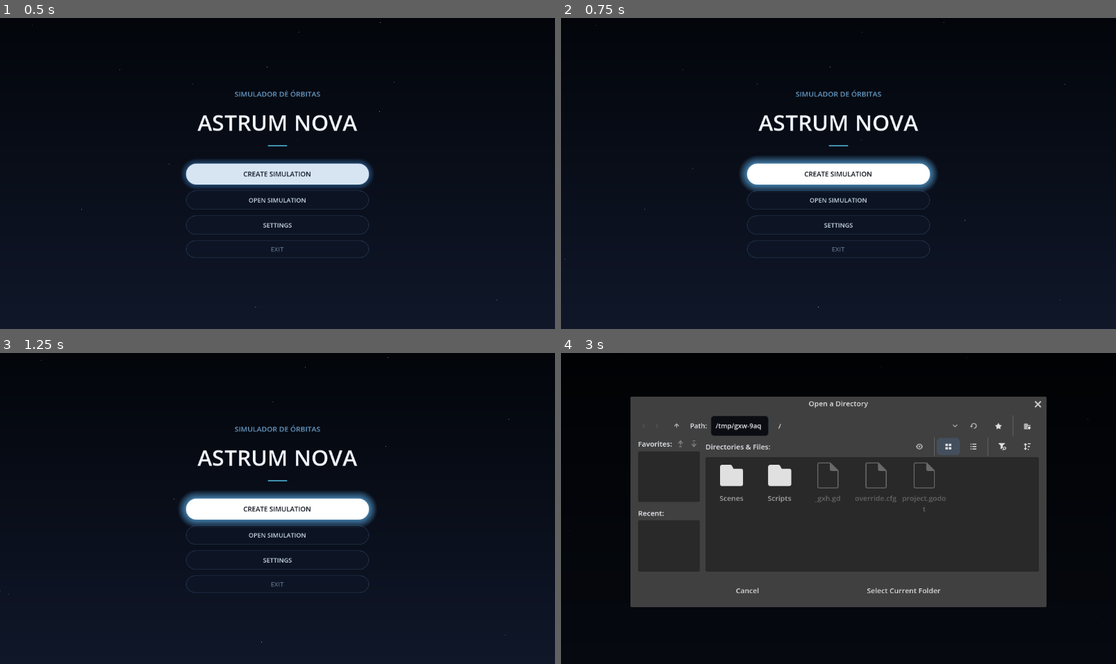
Above: before the commit, frames 1-4 (two rows, left to right).
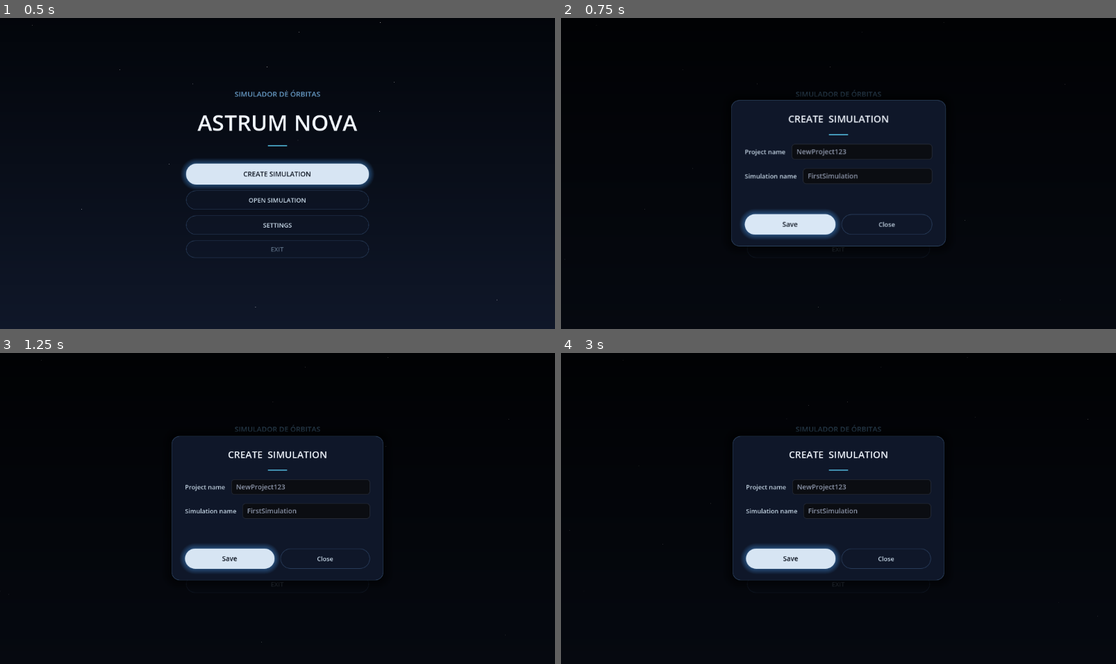
Above: after the commit, the same moments.

Repository: Santino7537/Astrum-Nova
Game: Godot game, scene res://Scripts/UI/Menus/main_menu.tscn
Two runs of this game, one before a commit and one after it. Both use one fixed random seed, a clock stepped at 60 frames per second and the inputs below.
Inputs (mouse positions are in pixels of both pictures, inside the frame that each line leads up to):
- Up to frame 1 (0.5 s): no input
- Up to frame 2 (0.75 s): click "CREATE SIMULATION" at 0.5 s
- Up to frame 3 (1.25 s): no input
- Up to frame 4 (3 s): click (788, 558) at 1.25 s, where only the run after the commit has a clickable "Save"; click "OPEN SIMULATION" at 2 s; click (910, 477) at 2.75 s, where only the run before the commit has a clickable "Browse"

Frame 1 is identical in both runs. In frame 2, 9.2% of the frame differs, in the area x 0-100%, y 1-100%; in frame 3, 8.9%; in frame 4, 50%, in the area x 12-88%, y 14-82%.

Commit message:
Crea menú de creación de proyecto y modifica menú principal para poder utilizarlo

Diff:
--- /dev/null
+++ b/Scripts/UI/Menus/Projects/project_creation_menu.gd
@@ -0,0 +1,51 @@
+extends Control
+
+@onready var project_creation_panel: PanelContainer = $ProjectCreationPanel
+@onready var project_line_edit: LineEdit = $ProjectCreationPanel/VBoxContainer/ProjectRow/ProjectLineEdit
+@onready var simulation_line_edit: LineEdit = $ProjectCreationPanel/VBoxContainer/SimulationRow/SimulationLineEdit
+
+func _ready() -> void:
+	_animate_in()
+
+func _animate_in() -> void:
+	project_creation_panel.pivot_offset = project_creation_panel.size / 2.0
+	project_creation_panel.scale = Vector2(0.8, 0.8)
+	project_creation_panel.modulate.a = 0.0
+
+	var tween := create_tween().set_parallel(true)
+	tween.set_trans(Tween.TRANS_BACK)
+	tween.set_ease(Tween.EASE_OUT)
+	tween.tween_property(project_creation_panel, "scale", Vector2.ONE, 0.25)
+	tween.tween_property(project_creation_panel, "modulate:a", 1.0, 0.2)
+
+func _animate_out() -> void:
+	project_creation_panel.pivot_offset = project_creation_panel.size / 2.0
+
+	var tween := create_tween().set_parallel(true)
+	tween.set_trans(Tween.TRANS_QUAD)
+	tween.set_ease(Tween.EASE_IN)
+	tween.tween_property(project_creation_panel, "scale", Vector2(0.8, 0.8), 0.2)
+	tween.tween_property(project_creation_panel, "modulate:a", 0.0, 0.2)
+
+	# Destruye el CanvasLayer entero (nodo raíz) al finalizar la animación
+	tween.chain().tween_callback(func() -> void:
+		if get_parent() is CanvasLayer:
+			get_parent().queue_free()
+		else:
+			queue_free()
+	)
+
+func _on_save_button_pressed() -> void:
+	var project_name := project_line_edit.text.strip_edges()
+	if project_name.is_empty():
+		return
+
+	var simulation_name := simulation_line_edit.text.strip_edges()
+	if simulation_name.is_empty():
+		return
+
+	GlobalProjectUtilities.create_project(project_name, simulation_name)
+	_on_close_button_pressed()
+
+func _on_close_button_pressed() -> void:
+	_animate_out()
--- /dev/null
+++ b/Scripts/UI/Menus/Projects/project_creation_menu.tscn
@@ -0,0 +1,197 @@
+[gd_scene format=3 uid="uid://cby4wfe8gb70o"]
+
+[ext_resource type="Theme" uid="uid://ckxp7lacnlyty" path="res://Scripts/UI/Menus/ui_theme.tres" id="1_b17du"]
+[ext_resource type="Script" uid="uid://ipuibauhnxta" path="res://Scripts/UI/Menus/Projects/project_creation_menu.gd" id="2_b17du"]
+
+[sub_resource type="StyleBoxFlat" id="PanelStyle"]
+content_margin_left = 28.0
+content_margin_top = 24.0
+content_margin_right = 28.0
+content_margin_bottom = 24.0
+bg_color = Color(0.06, 0.09, 0.16, 1)
+border_width_left = 1
+border_width_top = 1
+border_width_right = 1
+border_width_bottom = 1
+border_color = Color(0.4, 0.6, 0.85, 0.35)
+corner_radius_top_left = 16
+corner_radius_top_right = 16
+corner_radius_bottom_right = 16
+corner_radius_bottom_left = 16
+shadow_color = Color(0, 0, 0, 0.5)
+shadow_size = 20
+
+[sub_resource type="StyleBoxFlat" id="StyleBoxFlat_xselr"]
+bg_color = Color(0.88, 0.93, 0.98, 0.95)
+corner_radius_top_left = 22
+corner_radius_top_right = 22
+corner_radius_bottom_right = 22
+corner_radius_bottom_left = 22
+shadow_color = Color(0.3, 0.65, 1, 0.35)
+shadow_size = 12
+
+[sub_resource type="StyleBoxFlat" id="StyleBoxFlat_vky6v"]
+bg_color = Color(0.75, 0.82, 0.9, 0.95)
+corner_radius_top_left = 22
+corner_radius_top_right = 22
+corner_radius_bottom_right = 22
+corner_radius_bottom_left = 22
+shadow_color = Color(0.2, 0.5, 0.85, 0.25)
+shadow_size = 8
+
+[sub_resource type="StyleBoxFlat" id="StyleBoxFlat_fygu6"]
+bg_color = Color(1, 1, 1, 1)
+corner_radius_top_left = 22
+corner_radius_top_right = 22
+corner_radius_bottom_right = 22
+corner_radius_bottom_left = 22
+shadow_color = Color(0.4, 0.75, 1, 0.6)
+shadow_size = 18
+
+[sub_resource type="StyleBoxFlat" id="StyleBoxFlat_gvyfv"]
+bg_color = Color(0.06, 0.09, 0.16, 0.5)
+border_width_left = 1
+border_width_top = 1
+border_width_right = 1
+border_width_bottom = 1
+border_color = Color(0.4, 0.6, 0.85, 0.3)
+corner_radius_top_left = 20
+corner_radius_top_right = 20
+corner_radius_bottom_right = 20
+corner_radius_bottom_left = 20
+
+[sub_resource type="StyleBoxFlat" id="StyleBoxFlat_pt7kj"]
+bg_color = Color(0.1, 0.16, 0.28, 0.75)
+border_width_left = 1
+border_width_top = 1
+border_width_right = 1
+border_width_bottom = 1
+border_color = Color(0.5, 0.75, 1, 0.6)
+corner_radius_top_left = 20
+corner_radius_top_right = 20
+corner_radius_bottom_right = 20
+corner_radius_bottom_left = 20
+
+[node name="ProjectCreationCanvas" type="CanvasLayer" unique_id=1176891270]
+layer = 10
+
+[node name="Overlay" type="ColorRect" parent="." unique_id=322778656]
+anchors_preset = 15
+anchor_right = 1.0
+anchor_bottom = 1.0
+grow_horizontal = 2
+grow_vertical = 2
+color = Color(0, 0, 0, 0.6)
+
+[node name="ProjectCreationMenu" type="Control" parent="." unique_id=128061715]
+layout_mode = 3
+anchors_preset = 15
+anchor_right = 1.0
+anchor_bottom = 1.0
+grow_horizontal = 2
+grow_vertical = 2
+mouse_filter = 1
+theme = ExtResource("1_b17du")
+script = ExtResource("2_b17du")
+
+[node name="ProjectCreationPanel" type="PanelContainer" parent="ProjectCreationMenu" unique_id=1990771612]
+custom_minimum_size = Vector2(440, 300)
+layout_mode = 1
+anchors_preset = 8
+anchor_left = 0.5
+anchor_top = 0.5
+anchor_right = 0.5
+anchor_bottom = 0.5
+offset_left = -220.0
+offset_top = -150.0
+offset_right = 220.0
+offset_bottom = 150.0
+grow_horizontal = 2
+grow_vertical = 2
+theme_override_styles/panel = SubResource("PanelStyle")
+
+[node name="VBoxContainer" type="VBoxContainer" parent="ProjectCreationMenu/ProjectCreationPanel" unique_id=351152355]
+layout_mode = 2
+theme_override_constants/separation = 18
+
+[node name="Title" type="Label" parent="ProjectCreationMenu/ProjectCreationPanel/VBoxContainer" unique_id=1417247487]
+layout_mode = 2
+theme_override_colors/font_color = Color(0.95, 0.97, 1, 1)
+theme_override_font_sizes/font_size = 20
+text = "CREATE  SIMULATION"
+horizontal_alignment = 1
+
+[node name="CyanLine" type="ColorRect" parent="ProjectCreationMenu/ProjectCreationPanel/VBoxContainer" unique_id=2055391591]
+custom_minimum_size = Vector2(40, 2)
+layout_mode = 2
+size_flags_horizontal = 4
+color = Color(0.35, 0.8, 0.95, 0.9)
+
+[node name="ProjectRow" type="HBoxContainer" parent="ProjectCreationMenu/ProjectCreationPanel/VBoxContainer" unique_id=273033304]
+auto_translate_mode = 2
+layout_mode = 2
+theme_override_constants/separation = 12
+
+[node name="ProjectLabel" type="Label" parent="ProjectCreationMenu/ProjectCreationPanel/VBoxContainer/ProjectRow" unique_id=1887484844]
+layout_mode = 2
+theme_override_colors/font_color = Color(0.85, 0.92, 0.98, 0.9)
+theme_override_font_sizes/font_size = 13
+text = "Project name"
+vertical_alignment = 1
+
+[node name="ProjectLineEdit" type="LineEdit" parent="ProjectCreationMenu/ProjectCreationPanel/VBoxContainer/ProjectRow" unique_id=1923619181]
+layout_mode = 2
+size_flags_horizontal = 3
+placeholder_text = "NewProject123"
+
+[node name="SimulationRow" type="HBoxContainer" parent="ProjectCreationMenu/ProjectCreationPanel/VBoxContainer" unique_id=836734649]
+auto_translate_mode = 2
+layout_mode = 2
+theme_override_constants/separation = 12
+
+[node name="SimulationLabel" type="Label" parent="ProjectCreationMenu/ProjectCreationPanel/VBoxContainer/SimulationRow" unique_id=679798673]
+layout_mode = 2
+theme_override_colors/font_color = Color(0.85, 0.92, 0.98, 0.9)
+theme_override_font_sizes/font_size = 13
+text = "Simulation name"
+vertical_alignment = 1
+
+[node name="SimulationLineEdit" type="LineEdit" parent="ProjectCreationMenu/ProjectCreationPanel/VBoxContainer/SimulationRow" unique_id=131252376]
+layout_mode = 2
+size_flags_horizontal = 3
+placeholder_text = "FirstSimulation"
+
+[node name="Spacer" type="Control" parent="ProjectCreationMenu/ProjectCreationPanel/VBoxContainer" unique_id=1092530979]
+layout_mode = 2
+size_flags_vertical = 3
+
+[node name="Actions" type="HBoxContainer" parent="ProjectCreationMenu/ProjectCreationPanel/VBoxContainer" unique_id=1767359682]
+layout_mode = 2
+theme_override_constants/separation = 12
+alignment = 1
+
+[node name="SaveButton" type="Button" parent="ProjectCreationMenu/ProjectCreationPanel/VBoxContainer/Actions" unique_id=1105299]
+custom_minimum_size = Vector2(0, 42)
+layout_mode = 2
+size_flags_horizontal = 3
+theme_override_colors/font_color = Color(0.04, 0.07, 0.12, 1)
+theme_override_colors/font_pressed_color = Color(0.04, 0.07, 0.12, 1)
+theme_override_colors/font_hover_color = Color(0.02, 0.04, 0.08, 1)
+theme_override_font_sizes/font_size = 14
+theme_override_styles/normal = SubResource("StyleBoxFlat_xselr")
+theme_override_styles/pressed = SubResource("StyleBoxFlat_vky6v")
+theme_override_styles/hover = SubResource("StyleBoxFlat_fygu6")
+text = "Save"
+
+[node name="CloseButton" type="Button" parent="ProjectCreationMenu/ProjectCreationPanel/VBoxContainer/Actions" unique_id=201061582]
+custom_minimum_size = Vector2(0, 42)
+layout_mode = 2
+size_flags_horizontal = 3
+theme_override_colors/font_color = Color(0.85, 0.92, 0.98, 0.9)
+theme_override_font_sizes/font_size = 13
+theme_override_styles/normal = SubResource("StyleBoxFlat_gvyfv")
+theme_override_styles/hover = SubResource("StyleBoxFlat_pt7kj")
+text = "Close"
+
+[connection signal="pressed" from="ProjectCreationMenu/ProjectCreationPanel/VBoxContainer/Actions/SaveButton" to="ProjectCreationMenu" method="_on_save_button_pressed"]
+[connection signal="pressed" from="ProjectCreationMenu/ProjectCreationPanel/VBoxContainer/Actions/CloseButton" to="ProjectCreationMenu" method="_on_close_button_pressed"]
--- a/Scripts/UI/Menus/Projects/projects_menu.gd
+++ b/Scripts/UI/Menus/Projects/projects_menu.gd
@@ -53,7 +53,7 @@
 
 			var project_name := str(parsed_data.get("project_name", ""))
 			if not project_name.is_empty():
-				projects.append({"name": "🖥️ project_name", "path": file_path})
+				projects.append({"name": "🖥️ " + project_name, "path": file_path})
 
 	return projects
 
--- a/Scripts/UI/Menus/Projects/projects_menu.tscn
+++ b/Scripts/UI/Menus/Projects/projects_menu.tscn
@@ -1,7 +1,7 @@
-[gd_scene format=3 uid="uid://cby4wfe8gb70o"]
+[gd_scene format=3 uid="uid://cv5bh02l7v46p"]
 
-[ext_resource type="Script" uid="uid://bobq68utoc5a7" path="res://Scripts/UI/Menus/Projects/projects_menu.gd" id="1_script"]
-[ext_resource type="Theme" uid="uid://ckxp7lacnlyty" path="res://Scripts/UI/Menus/ui_theme.tres" id="2_theme"]
+[ext_resource type="Theme" uid="uid://ckxp7lacnlyty" path="res://Scripts/UI/Menus/ui_theme.tres" id="1_b17du"]
+[ext_resource type="Script" uid="uid://bobq68utoc5a7" path="res://Scripts/UI/Menus/Projects/projects_menu.gd" id="2_2o7w0"]
 
 [sub_resource type="StyleBoxFlat" id="PanelStyle"]
 content_margin_left = 28.0
--- a/Scripts/UI/Menus/main_menu.gd
+++ b/Scripts/UI/Menus/main_menu.gd
@@ -2,9 +2,16 @@
 
 const SETTINGS_MENU_SCENE := preload("res://Scripts/UI/Menus/Settings/settings_menu.tscn")
 const PROJECTS_MENU_SCENE := preload("res://Scripts/UI/Menus/Projects/projects_menu.tscn")
+const PROJECT_CREATION_MENU_SCENE := preload("res://Scripts/UI/Menus/Projects/project_creation_menu.tscn")
 
 func _on_create_sim_pressed() -> void:
-	pass
+	var root := get_tree().current_scene
+	if root == null or root.has_node("ProjectCreationCanvas"):
+		return
+
+	var project_creation_menu := PROJECT_CREATION_MENU_SCENE.instantiate()
+	root.add_child(project_creation_menu)
+	project_creation_menu.name = "ProjectCreationMenu"
 
 func _on_open_sim_pressed() -> void:
 	var root := get_tree().current_scene
Not shown, added: Scripts/UI/Menus/Projects/project_creation_menu.gd.uid
Not shown: 1 places in Scripts/UI/Menus/Projects/projects_menu.tscn that only renumber resources
